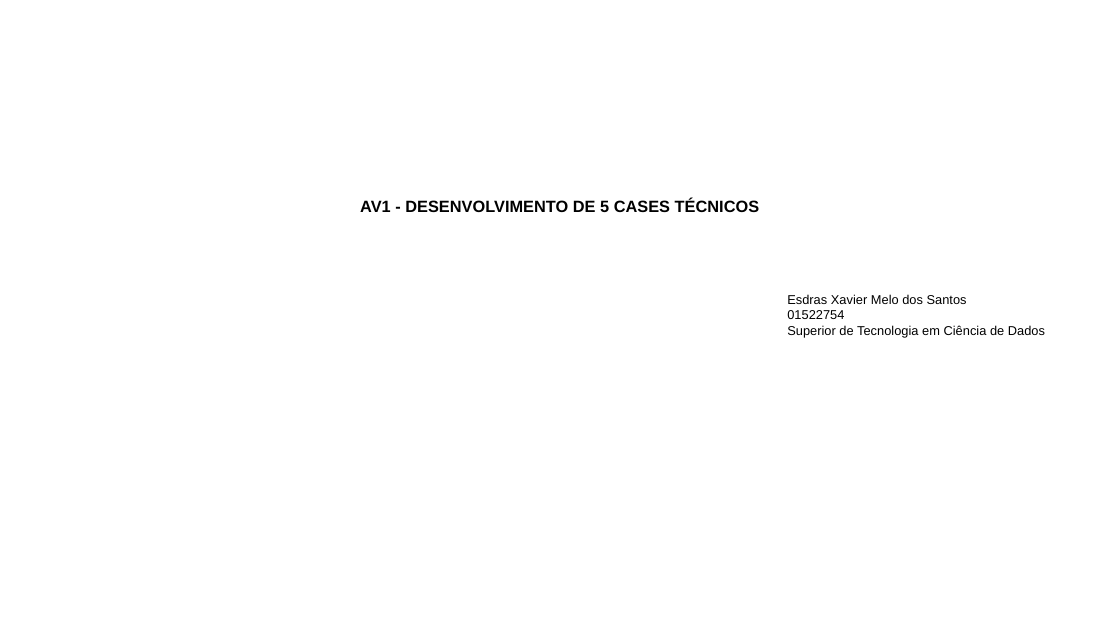
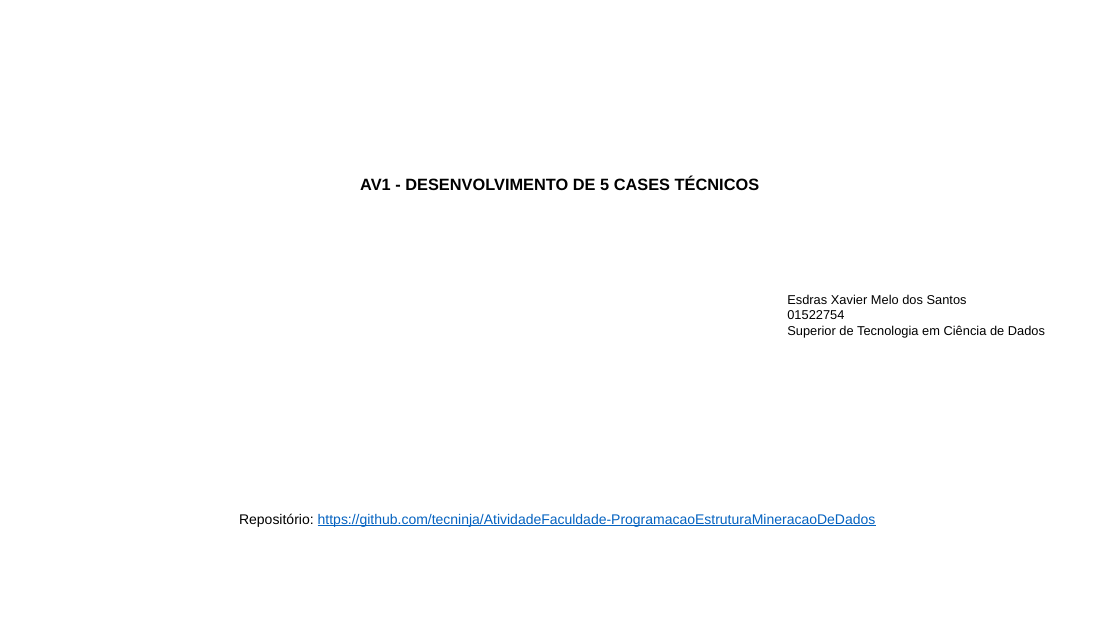
Before and after one commit to tecninja/AtividadeFaculdade-ProgramacaoEstruturaMineracaoDeDados, a slide deck: slide 1 of AV1 - DESENVOLVIMENTO DE 5 CASES TÉCNICOS.pptx. Drawn at 1120x630 pixels with LibreOffice and Linux fonts; fonts in the diff are those of the drawing. Boxes give left, top, right and bottom in pixels: in the first picture for what was removed or moved away, otherwise in the second. Text is boxed around its words. In the diff, an @@ line names an element or a change of style, - is before the commit and + after.

```diff
--- a/AV1 - DESENVOLVIMENTO DE 5 CASES TÉCNICOS.pptx
+++ b/AV1 - DESENVOLVIMENTO DE 5 CASES TÉCNICOS.pptx
@@ title "AV1 - DESENVOLVIMENTO DE 5 ..." moved from (x1=360, y1=199, x2=759, y2=212) to (x1=360, y1=176, x2=759, y2=190) @@
@@ text added at (x1=239, y1=513, x2=876, y2=527), 12 pt, text #0563C1, underline @@
+Repositório: https://github.com/tecninja/AtividadeFaculdade-ProgramacaoEstruturaMineracaoDeDados
```
